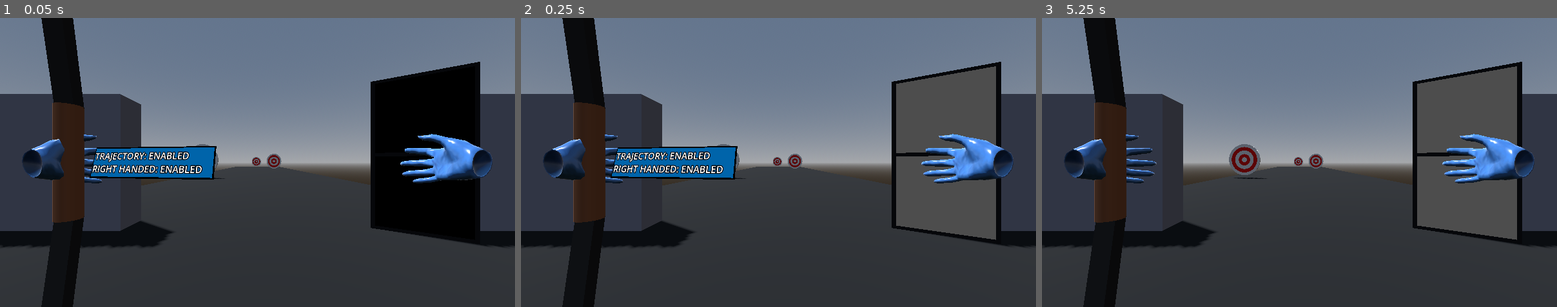
Above: before the commit, frames 1-3 (left to right).
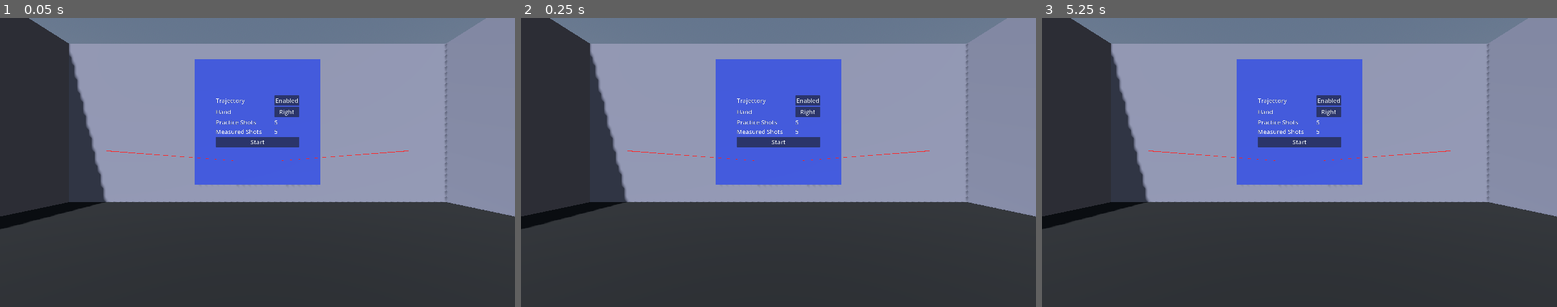
Above: after the commit, the same moments.

Repository: csu-hci-projects/SP26-Bow-and-Arrow-Accuracy
Game: Godot game, scene res://scenes/settings.tscn
Same seed, same stepped clock (60 frames per second), same inputs: the game is played once before the commit and once after it. Before the commit the project starts from res://scenes/game.tscn.
Inputs (mouse positions are in pixels of both pictures, inside the frame that each line leads up to):
- Up to frame 1 (0.05 s): no input
- Up to frame 2 (0.25 s): no input
- Up to frame 3 (5.25 s): tap Enter (ui_accept) at 0.5, 0.77, 1.07, 1.25, 2, 2.75, 3.5, 3.77, 4.07, 4.25 s; move the mouse to (1412, 148) at 0.52 s; hold Right (ui_right) 0.53-1.25 s; click (1412, 148) at 0.67 s; drag from (1196, 176) to (1273, 220) at 1.27 s; move the mouse to (1351, 98) at 2.02 s; hold Right (ui_right) 2.03-2.75 s; drag from (1273, 220) to (1145, 119) at 2.77 s; move the mouse to (1454, 205) at 3.52 s; hold Left (ui_left) 3.53-4.25 s; drag from (1145, 119) to (1222, 90) at 4.27 s; move the mouse to (1325, 162) at 5.02 s; hold Down (ui_down) from 5.03 s (still down); click (1325, 162) at 5.17 s

The runs differ from the first frame. In frame 1, 56% of the frame differs, in the area x 0-100%, y 0-100%; in frame 2, 56%; in frame 3, 55%.

Commit message:
experiment manager

Diff:
--- a/archery-range-vr/project.godot
+++ b/archery-range-vr/project.godot
@@ -11,7 +11,7 @@
 [application]
 
 config/name="ArcheryRangeVR"
-run/main_scene="uid://y77d2rgtrp5n"
+run/main_scene="uid://c73uvf14jcu2r"
 config/features=PackedStringArray("4.6", "Forward Plus")
 config/icon="res://icon.svg"
 
@@ -23,6 +23,7 @@
 
 XRToolsUserSettings="*uid://bqgb8i74tm0t"
 XRToolsRumbleManager="*uid://by853dk86g1qw"
+ExperimentManager="*uid://2c8tkq6e7dkt"
 
 [display]
 
@@ -42,6 +43,7 @@
 
 rendering_device/driver.windows="d3d12"
 textures/vram_compression/import_etc2_astc=true
+vrs/mode=2
 
 [xr]
 
--- a/archery-range-vr/scenes/game.tscn
+++ b/archery-range-vr/scenes/game.tscn
@@ -1,6 +1,7 @@
 [gd_scene format=3 uid="uid://y77d2rgtrp5n"]
 
 [ext_resource type="PackedScene" uid="uid://bnxwswvlhgk2s" path="res://scenes/xr_origin_3d.tscn" id="1_e2o6t"]
+[ext_resource type="Script" uid="uid://b3nfoct2glh4i" path="res://scripts/GameManager.gd" id="1_gee14"]
 [ext_resource type="Material" uid="uid://bmkktyqnlg8ma" path="res://floor.tres" id="2_lbhrr"]
 [ext_resource type="Material" uid="uid://bvsrtjtawir2l" path="res://wall.tres" id="2_lnu2h"]
 [ext_resource type="PackedScene" uid="uid://clc5dre31iskm" path="res://addons/godot-xr-tools/xr/start_xr.tscn" id="3_feb5d"]
@@ -26,31 +27,22 @@
 
 [sub_resource type="ProceduralSkyMaterial" id="ProceduralSkyMaterial_e2o6t"]
 
-[sub_resource type="Sky" id="Sky_feb5d"]
+[sub_resource type="Sky" id="Sky_u5sy4"]
 sky_material = SubResource("ProceduralSkyMaterial_e2o6t")
 
 [sub_resource type="Environment" id="Environment_fc0e3"]
 background_mode = 2
-sky = SubResource("Sky_feb5d")
+sky = SubResource("Sky_u5sy4")
 
 [sub_resource type="PlaneMesh" id="PlaneMesh_p57ef"]
-size = Vector2(1.1, 2.15)
+size = Vector2(2.15, 2.15)
 orientation = 2
 
 [sub_resource type="StandardMaterial3D" id="StandardMaterial3D_u5sy4"]
 albedo_color = Color(0, 0, 0, 1)
 
 [sub_resource type="PlaneMesh" id="PlaneMesh_iywne"]
-size = Vector2(1, 1)
 orientation = 2
-
-[sub_resource type="ViewportTexture" id="ViewportTexture_p57ef"]
-viewport_path = NodePath("SubViewport2")
-
-[sub_resource type="StandardMaterial3D" id="StandardMaterial3D_gee14"]
-resource_local_to_scene = true
-shading_mode = 0
-albedo_texture = SubResource("ViewportTexture_p57ef")
 
 [sub_resource type="ViewportTexture" id="ViewportTexture_iywne"]
 viewport_path = NodePath("SubViewport")
@@ -60,7 +52,9 @@
 shading_mode = 0
 albedo_texture = SubResource("ViewportTexture_iywne")
 
-[node name="Game" type="Node3D" unique_id=416378783]
+[node name="Game" type="Node3D" unique_id=416378783 node_paths=PackedStringArray("target")]
+script = ExtResource("1_gee14")
+target = NodePath("SubViewport/target")
 
 [node name="Player" parent="." unique_id=95447385 instance=ExtResource("1_e2o6t")]
 transform = Transform3D(1, 0, 0, 0, 1, 0, 0, 0, 1, 0, 1, 0)
@@ -114,41 +108,23 @@
 [node name="WorldEnvironment" type="WorldEnvironment" parent="." unique_id=1151358949]
 environment = SubResource("Environment_fc0e3")
 
-[node name="targets" type="Node3D" parent="." unique_id=704506797]
-
-[node name="target" parent="targets" unique_id=223565187 instance=ExtResource("5_iywne")]
-transform = Transform3D(1, 0, 0, 0, 1, 0, 0, 0, 1, -3.5433877, 1.1850106, -12.207428)
-
-[node name="target2" parent="targets" unique_id=59771700 instance=ExtResource("5_iywne")]
-transform = Transform3D(1, 0, 0, 0, 1, 0, 0, 0, 1, 2.2377527, 1.1850106, -25.626907)
-
-[node name="target3" parent="targets" unique_id=1569391443 instance=ExtResource("5_iywne")]
-transform = Transform3D(1, 0, 0, 0, 1, 0, 0, 0, 1, -0.24050736, 1.185011, -40.654926)
-
 [node name="TV" type="MeshInstance3D" parent="." unique_id=185198399]
-transform = Transform3D(0.8654226, 0, -0.50104254, 0, 1, 0, 0.50104254, 0, 0.8654226, 2.140409, 1.1117786, -2.4922578)
+transform = Transform3D(0.79018706, 0, -0.6128656, 0, 1, 0, 0.6128656, 0, 0.79018706, 2.6446826, 1.1117786, -2.055571)
 mesh = SubResource("PlaneMesh_p57ef")
 surface_material_override/0 = SubResource("StandardMaterial3D_u5sy4")
 
-[node name="MeshInstance3D2" type="MeshInstance3D" parent="TV" unique_id=2106047678]
-transform = Transform3D(1, 0, 0, 0, 1, 0, 0, 0, 1, 0, 0.525, 0.02)
-mesh = SubResource("PlaneMesh_iywne")
-surface_material_override/0 = SubResource("StandardMaterial3D_gee14")
-
 [node name="MeshInstance3D" type="MeshInstance3D" parent="TV" unique_id=1915564431]
-transform = Transform3D(1, 0, 0, 0, 1, 0, 0, 0, 1, 0, -0.525, 0.02)
+transform = Transform3D(1, 0, 0, 0, 1, 0, 0, 0, 1, 0, 0, 0.02)
 mesh = SubResource("PlaneMesh_iywne")
 surface_material_override/0 = SubResource("StandardMaterial3D_p57ef")
 
 [node name="SubViewport" type="SubViewport" parent="." unique_id=821285863]
 
-[node name="Camera3D" type="Camera3D" parent="SubViewport" unique_id=561237681]
-transform = Transform3D(0.9274582, -0.053817198, 0.37003374, -3.7252903e-09, 0.9895887, 0.14392443, -0.37392682, -0.13348389, 0.91780216, 0.7035104, 1.4461223, -38.496006)
+[node name="target" parent="SubViewport" unique_id=223565187 instance=ExtResource("5_iywne")]
+transform = Transform3D(1, 0, 0, 0, 1, 0, 0, 0, 1, 0, 1.2, -12)
 
-[node name="SubViewport2" type="SubViewport" parent="." unique_id=121930983]
-
-[node name="Camera3D" type="Camera3D" parent="SubViewport2" unique_id=1637560186]
-transform = Transform3D(0.93166304, -0.05381719, -0.35931534, 0.097863734, 0.9895887, 0.10553164, 0.349895, -0.13348389, 0.92723, 1.3694717, 1.5159464, -23.969831)
+[node name="Camera3D" type="Camera3D" parent="SubViewport/target" unique_id=561237681]
+transform = Transform3D(0.9274582, -0.053817198, 0.37003374, -3.7252903e-09, 0.9895887, 0.14392443, -0.37392682, -0.13348389, 0.91780216, 0.9006655, 0.2611122, 1.9433002)
 
 [node name="music" type="AudioStreamPlayer3D" parent="." unique_id=2132234442]
 transform = Transform3D(1, 0, 0, 0, 1, 0, 0, 0, 1, -26.74992, -4.7683716e-07, -12.4116535)
--- /dev/null
+++ b/archery-range-vr/scenes/settings.tscn
@@ -0,0 +1,150 @@
+[gd_scene format=3 uid="uid://c73uvf14jcu2r"]
+
+[ext_resource type="PackedScene" uid="uid://cqhw276realc" path="res://addons/godot-xr-tools/functions/function_pointer.tscn" id="1_5p8wc"]
+[ext_resource type="Material" uid="uid://bmkktyqnlg8ma" path="res://floor.tres" id="2_6wm04"]
+[ext_resource type="Material" uid="uid://bvsrtjtawir2l" path="res://wall.tres" id="3_f4mfi"]
+[ext_resource type="PackedScene" uid="uid://clujaf3u776a3" path="res://addons/godot-xr-tools/objects/viewport_2d_in_3d.tscn" id="4_f4mfi"]
+[ext_resource type="PackedScene" uid="uid://br8s5gmei8p5m" path="res://scenes/settings_ui.tscn" id="5_es4n0"]
+[ext_resource type="PackedScene" uid="uid://clc5dre31iskm" path="res://addons/godot-xr-tools/xr/start_xr.tscn" id="6_gis3k"]
+
+[sub_resource type="QuadMesh" id="QuadMesh_es4n0"]
+size = Vector2(10, 10)
+orientation = 1
+
+[sub_resource type="BoxShape3D" id="BoxShape3D_gis3k"]
+size = Vector3(10, 1, 10)
+
+[sub_resource type="BoxMesh" id="BoxMesh_83j8s"]
+size = Vector3(10, 4, 0.5)
+
+[sub_resource type="BoxMesh" id="BoxMesh_gjs24"]
+size = Vector3(0.5, 4, 10)
+
+[sub_resource type="ProceduralSkyMaterial" id="ProceduralSkyMaterial_6wm04"]
+
+[sub_resource type="Sky" id="Sky_feb5d"]
+sky_material = SubResource("ProceduralSkyMaterial_6wm04")
+
+[sub_resource type="Environment" id="Environment_f4mfi"]
+background_mode = 2
+sky = SubResource("Sky_feb5d")
+
+[sub_resource type="QuadMesh" id="QuadMesh_gis3k"]
+resource_local_to_scene = true
+size = Vector2(3, 3)
+
+[sub_resource type="ViewportTexture" id="ViewportTexture_83j8s"]
+viewport_path = NodePath("Viewport2Din3D/Viewport")
+
+[sub_resource type="StandardMaterial3D" id="StandardMaterial3D_gjs24"]
+transparency = 1
+cull_mode = 2
+albedo_texture = SubResource("ViewportTexture_83j8s")
+texture_filter = 1
+
+[sub_resource type="BoxShape3D" id="BoxShape3D_am25x"]
+resource_local_to_scene = true
+size = Vector3(3, 3, 0.02)
+
+[sub_resource type="QuadMesh" id="QuadMesh_83j8s"]
+resource_local_to_scene = true
+size = Vector2(3.1, 3.1)
+
+[sub_resource type="StandardMaterial3D" id="StandardMaterial3D_am25x"]
+albedo_color = Color(0.25882354, 0.34117648, 0.78039217, 1)
+
+[node name="Settings" type="Node3D" unique_id=592996033]
+
+[node name="Player" type="XROrigin3D" parent="." unique_id=95447385]
+transform = Transform3D(1, 0, 0, 0, 1, 0, 0, 0, 1, 0, 1, 0)
+
+[node name="XRCamera3D" type="XRCamera3D" parent="Player" unique_id=777078250]
+current = true
+
+[node name="LeftHand" type="XRController3D" parent="Player" unique_id=1809067601]
+transform = Transform3D(1, 0, 0, 0, 1, 0, 0, 0, 1, -0.5, 0, -0.5)
+tracker = &"left_hand"
+show_when_tracked = true
+
+[node name="FunctionPointer" parent="Player/LeftHand" unique_id=1131829811 instance=ExtResource("1_5p8wc")]
+transform = Transform3D(1, 0, 0, 0, 1, 0, 0, 0, 1, 0.02, 0.05, -0.1)
+
+[node name="RightHand" type="XRController3D" parent="Player" unique_id=1583282118]
+transform = Transform3D(1, 0, 0, 0, 1, 0, 0, 0, 1, 0.5, 0, -0.5)
+tracker = &"right_hand"
+show_when_tracked = true
+
+[node name="FunctionPointer" parent="Player/RightHand" unique_id=2133317193 instance=ExtResource("1_5p8wc")]
+transform = Transform3D(1, 0, 0, 0, 1, 0, 0, 0, 1, -0.02, 0.05, -0.1)
+
+[node name="environment" type="Node3D" parent="." unique_id=1882542889]
+
+[node name="StaticBody3D" type="StaticBody3D" parent="environment" unique_id=1138990123]
+
+[node name="floor" type="MeshInstance3D" parent="environment/StaticBody3D" unique_id=1874312297]
+mesh = SubResource("QuadMesh_es4n0")
+surface_material_override/0 = ExtResource("2_6wm04")
+
+[node name="CollisionShape3D" type="CollisionShape3D" parent="environment/StaticBody3D" unique_id=1684578302]
+transform = Transform3D(1, 0, 0, 0, 1, 0, 0, 0, 1, 0, -0.5, 0)
+visible = false
+shape = SubResource("BoxShape3D_gis3k")
+
+[node name="wall3" type="MeshInstance3D" parent="environment" unique_id=1576957877]
+transform = Transform3D(1, 0, 0, 0, 1, 0, 0, 0, 1, 0, 2, 5)
+mesh = SubResource("BoxMesh_83j8s")
+surface_material_override/0 = ExtResource("3_f4mfi")
+
+[node name="wall6" type="MeshInstance3D" parent="environment" unique_id=1121026494]
+transform = Transform3D(1, 0, 0, 0, 1, 0, 0, 0, 1, 0, 2, -5)
+mesh = SubResource("BoxMesh_83j8s")
+surface_material_override/0 = ExtResource("3_f4mfi")
+
+[node name="wall4" type="MeshInstance3D" parent="environment" unique_id=1645719881]
+transform = Transform3D(1, 0, 0, 0, 1, 0, 0, 0, 1, 5, 2, 0)
+mesh = SubResource("BoxMesh_gjs24")
+surface_material_override/0 = ExtResource("3_f4mfi")
+
+[node name="wall5" type="MeshInstance3D" parent="environment" unique_id=1966595182]
+transform = Transform3D(1, 0, 0, 0, 1, 0, 0, 0, 1, -5, 2, 0)
+mesh = SubResource("BoxMesh_gjs24")
+surface_material_override/0 = ExtResource("3_f4mfi")
+
+[node name="DirectionalLight3D" type="DirectionalLight3D" parent="." unique_id=223230209]
+transform = Transform3D(0.88338983, 0.41743046, -0.21301281, 2.494037e-08, 0.45453468, 0.890729, 0.46863914, -0.78686064, 0.4015312, 0, 0, 0)
+shadow_enabled = true
+
+[node name="WorldEnvironment" type="WorldEnvironment" parent="." unique_id=2117888687]
+environment = SubResource("Environment_f4mfi")
+
+[node name="Viewport2Din3D" parent="." unique_id=923684313 instance=ExtResource("4_f4mfi")]
+transform = Transform3D(1, 0, 0, 0, 1, 0, 0, 0, 1, 0, 2, -4.5733223)
+screen_size = Vector2(3, 3)
+scene = ExtResource("5_es4n0")
+viewport_size = Vector2(500, 500)
+transparent = 1
+scene_properties_keys = PackedStringArray()
+
+[node name="Viewport" parent="Viewport2Din3D" index="0"]
+size = Vector2i(500, 500)
+
+[node name="Screen" parent="Viewport2Din3D" index="1"]
+mesh = SubResource("QuadMesh_gis3k")
+surface_material_override/0 = SubResource("StandardMaterial3D_gjs24")
+
+[node name="StaticBody3D" parent="Viewport2Din3D" index="2"]
+screen_size = Vector2(3, 3)
+viewport_size = Vector2(500, 500)
+
+[node name="CollisionShape3D" parent="Viewport2Din3D/StaticBody3D" index="0"]
+shape = SubResource("BoxShape3D_am25x")
+
+[node name="Screen2" type="MeshInstance3D" parent="Viewport2Din3D" unique_id=1976371401]
+transform = Transform3D(1, 0, 0, 0, 1, 0, 0, 0, 1, 0, 0, -0.07759142)
+mesh = SubResource("QuadMesh_83j8s")
+surface_material_override/0 = SubResource("StandardMaterial3D_am25x")
+
+[node name="StartXR" parent="." unique_id=673390924 instance=ExtResource("6_gis3k")]
+render_target_size_multiplier = 0.8
+
+[editable path="Viewport2Din3D"]
--- /dev/null
+++ b/archery-range-vr/scenes/settings_ui.tscn
@@ -0,0 +1,84 @@
+[gd_scene format=3 uid="uid://br8s5gmei8p5m"]
+
+[ext_resource type="Script" uid="uid://c6lglht2s08xm" path="res://scripts/Settings.gd" id="1_b5ayt"]
+
+[node name="settings" type="Control" unique_id=225337757 node_paths=PackedStringArray("trajectory_button", "hand_button", "practice_shots_label", "measured_shots_label")]
+layout_mode = 3
+anchors_preset = 15
+anchor_right = 1.0
+anchor_bottom = 1.0
+grow_horizontal = 2
+grow_vertical = 2
+script = ExtResource("1_b5ayt")
+trajectory_button = NodePath("VBoxContainer/GridContainer/trajectory_button")
+hand_button = NodePath("VBoxContainer/GridContainer/hand_button")
+practice_shots_label = NodePath("VBoxContainer/GridContainer/Label5")
+measured_shots_label = NodePath("VBoxContainer/GridContainer/Label6")
+
+[node name="VBoxContainer" type="VBoxContainer" parent="." unique_id=393494402]
+layout_mode = 1
+anchors_preset = 8
+anchor_left = 0.5
+anchor_top = 0.5
+anchor_right = 0.5
+anchor_bottom = 0.5
+offset_left = -20.0
+offset_top = -20.0
+offset_right = 20.0
+offset_bottom = 20.0
+grow_horizontal = 2
+grow_vertical = 2
+
+[node name="GridContainer" type="GridContainer" parent="VBoxContainer" unique_id=1836853898]
+layout_mode = 2
+theme_override_constants/h_separation = 50
+columns = 2
+
+[node name="Label" type="Label" parent="VBoxContainer/GridContainer" unique_id=2105198200]
+layout_mode = 2
+theme_override_font_sizes/font_size = 24
+text = "Trajectory"
+
+[node name="trajectory_button" type="Button" parent="VBoxContainer/GridContainer" unique_id=1613753322]
+layout_mode = 2
+theme_override_font_sizes/font_size = 24
+text = "Enabled"
+
+[node name="Label2" type="Label" parent="VBoxContainer/GridContainer" unique_id=194829440]
+layout_mode = 2
+theme_override_font_sizes/font_size = 24
+text = "Hand"
+
+[node name="hand_button" type="Button" parent="VBoxContainer/GridContainer" unique_id=1652155579]
+layout_mode = 2
+theme_override_font_sizes/font_size = 24
+text = "Right"
+
+[node name="Label3" type="Label" parent="VBoxContainer/GridContainer" unique_id=1871636035]
+layout_mode = 2
+theme_override_font_sizes/font_size = 24
+text = "Practice Shots"
+
+[node name="Label5" type="Label" parent="VBoxContainer/GridContainer" unique_id=1417186860]
+layout_mode = 2
+theme_override_font_sizes/font_size = 24
+text = "15"
+
+[node name="Label4" type="Label" parent="VBoxContainer/GridContainer" unique_id=1436829054]
+layout_mode = 2
+theme_override_font_sizes/font_size = 24
+text = "Measured Shots"
+
+[node name="Label6" type="Label" parent="VBoxContainer/GridContainer" unique_id=1999383331]
+layout_mode = 2
+theme_override_font_sizes/font_size = 24
+text = "15"
+
+[node name="start_button" type="Button" parent="VBoxContainer" unique_id=1518567154]
+layout_mode = 2
+theme_override_font_sizes/font_size = 24
+text = "Start"
+
+[connection signal="pressed" from="VBoxContainer/GridContainer/trajectory_button" to="." method="_on_trajectory_button_pressed"]
+[connection signal="pressed" from="VBoxContainer/GridContainer/hand_button" to="." method="_on_hand_button_pressed"]
+[connection signal="pressed" from="VBoxContainer/start_button" to="." method="_on_start_button_pressed"]
--- a/archery-range-vr/scenes/xr_origin_3d.tscn
+++ b/archery-range-vr/scenes/xr_origin_3d.tscn
@@ -31,6 +31,7 @@
 [node name="Player" type="XROrigin3D" unique_id=95447385]
 
 [node name="XRCamera3D" type="XRCamera3D" parent="." unique_id=777078250]
+current = true
 
 [node name="LeftHand" type="XRController3D" parent="." unique_id=1809067601]
 transform = Transform3D(1, 0, 0, 0, 1, 0, 0, 0, 1, -0.5, 0, -0.5)
--- a/archery-range-vr/scripts/Arrow.gd
+++ b/archery-range-vr/scripts/Arrow.gd
@@ -7,10 +7,13 @@
 @export var audio_source: AudioStreamPlayer3D
 @export var hit_audio: Array[AudioStream]
 
+var shot_id: int = 0
+
 func _ready() -> void:
+	shot_id = (ExperimentManager._take_shot())
 	body_entered.connect(_on_body_entered)
 
-func _physics_process(delta: float) -> void:
+func _physics_process(_delta: float) -> void:
 	if monitoring:
 		if linear_velocity.length() > 0.1:
 			visuals.look_at(global_position + linear_velocity, Vector3.UP)
@@ -18,12 +21,14 @@
 			collision.look_at(global_position + linear_velocity, Vector3.UP)
 			collision.rotate_object_local(Vector3.RIGHT, PI / 2)
 
-func _on_body_entered(body: Node) -> void:
+func _on_body_entered(_body: Node) -> void:
 	if monitoring:
-		on_hit(1)
+		on_hit(1, -1, -1, -1, -1)
 
-func on_hit(hit_sound: int = 0):
+func on_hit(hit_sound: int = 0, distance: float = 0, distance_normal: float = 0, distance_x: float = 0, distance_y: float = 0):
 	audio_source.stream = hit_audio[hit_sound]
 	audio_source.play()
 	monitoring = false
 	freeze = true
+
+	ExperimentManager._on_hit(shot_id, distance, distance_normal, distance_x, distance_y)
--- a/archery-range-vr/scripts/Bow.gd
+++ b/archery-range-vr/scripts/Bow.gd
@@ -24,7 +24,7 @@
 signal set_trajectory(launch_position: Vector3, launch_velocity: Vector3)
 signal enable_trajectory(enabled: bool)
 
-func _process(delta: float) -> void:
+func _process(_delta: float) -> void:
 	if bow_string.target:
 		bow_arrow.visible = true
 		bow_arrow.global_position = bow_string.target.global_position
--- a/archery-range-vr/scripts/BowSettings.gd
+++ b/archery-range-vr/scripts/BowSettings.gd
@@ -1,3 +1,4 @@
+@tool
 extends XRToolsHandPalmOffset
 
 @export var settings: Array[BowSettingItem] = []
@@ -8,6 +9,7 @@
 var label_visibility_timer: float
 
 signal button_toggled(item: BowSettingItem)
+@export var take_user_input: bool = false
 
 const BUTTON_ACTION_MAP = {
 	BowSettingItem.BUTTON_NAME.AX: "ax_button",
@@ -29,12 +31,15 @@
 	_controller.button_pressed.connect(_on_button_pressed)
 
 func _process(_delta):
-	if label_visibility_timer <= 0:
+	if label_visibility_timer <= 0 or !take_user_input:
 		label_parent.visible = false
 	else:
 		label_visibility_timer -= _delta
 
 func _on_button_pressed(button: String):
+	if !take_user_input:
+		return
+
 	for item in settings:
 		if BUTTON_ACTION_MAP[item.button] == button:
 			item.enabled = !item.enabled
@@ -42,6 +47,9 @@
 			set_label()
 
 func set_label():
+	if !take_user_input:
+		return
+
 	var lines: Array[String] = []
 	for item in settings:
 		var state = "Enabled" if item.enabled else "Disabled"
--- a/archery-range-vr/scripts/BowString.gd
+++ b/archery-range-vr/scripts/BowString.gd
@@ -64,18 +64,18 @@
 func _update_vertices() -> void:
 	var top  := to_local(top_tip.global_position)
 	var bot  := to_local(bottom_tip.global_position)
-	var pull := Vector3.ZERO
+	var pull_pos := Vector3.ZERO
 
 	if target:
-		pull = to_local(target.global_position)
+		pull_pos = to_local(target.global_position)
 	else:
-		pull = to_local((top_tip.global_position + bottom_tip.global_position) / 2)
+		pull_pos = to_local((top_tip.global_position + bottom_tip.global_position) / 2)
 
 	var verts := PackedVector3Array()
 	verts.resize(12)
-	_fill_ring(verts, 0, top,  (pull - top).normalized())
-	_fill_ring(verts, 4, pull, (bot  - top).normalized())
-	_fill_ring(verts, 8, bot,  (bot  - pull).normalized())
+	_fill_ring(verts, 0, top,  (pull_pos - top).normalized())
+	_fill_ring(verts, 4, pull_pos, (bot  - top).normalized())
+	_fill_ring(verts, 8, bot,  (bot  - pull_pos).normalized())
 
 	_arrays[Mesh.ARRAY_VERTEX] = verts
 	_array_mesh.clear_surfaces()
--- /dev/null
+++ b/archery-range-vr/scripts/ExperimentManager.gd
@@ -0,0 +1,88 @@
+extends Node
+
+var using_trajectory: bool = true
+var trajectory_resource: BowSettingItem = load("res://settings/trajectory.tres")
+var using_right_hand: bool = true
+var hand_resource: BowSettingItem = load("res://settings/right_handed.tres")
+
+var target_distances: Array[float] = [
+	12.0,
+	24.0,
+	36.0
+]
+var shot_count_practice: int = 5
+var shot_count_measured: int = 5
+
+var experiment_scene: PackedScene = preload("res://scenes/game.tscn")
+
+var current_shot_count: int = 0
+var current_distance: int = 0
+
+signal change_distance(distance: float)
+
+func _toggle_using_trajectory():
+	using_trajectory = !using_trajectory
+	trajectory_resource.enabled = using_trajectory
+
+func _toggle_using_right_hand():
+	using_right_hand = !using_right_hand
+	hand_resource.enabled = using_right_hand
+
+func _start_experiment():
+	if experiment_scene:
+		get_tree().change_scene_to_packed(experiment_scene)
+
+func _take_shot() -> int:
+	current_shot_count += 1
+	return current_shot_count
+
+func _on_hit(shot_id: int, distance: float, distance_normal: float, distance_x: float = 0, distance_y: float = 0):
+	current_shot_count += 1
+
+	save_to_csv([
+		shot_id,
+		"practice",
+		target_distances[current_distance],
+		("yes" if using_trajectory else "no"),
+		("right" if using_right_hand else "left"),
+		distance,
+		distance_x,
+		distance_y,
+		0.0
+	])
+
+	if current_shot_count / shot_count_measured > current_distance:
+		current_distance += 1
+		if current_distance < target_distances.size():
+			change_distance.emit(target_distances[current_distance])
+
+
+func save_to_csv(data_row: Array):
+	var file_path = "user://experiment_results.csv"
+	var file_exists = FileAccess.file_exists(file_path)
+
+	var file = FileAccess.open(file_path, FileAccess.READ_WRITE if file_exists else FileAccess.WRITE)
+
+	if not file:
+		print("Error opening CSV file: ", FileAccess.get_open_error())
+		return
+
+	if not file_exists:
+		var headers = [
+			"shot_id",
+			"shot_type",
+			"target_distance",
+			"using_trajectory",
+			"hand",
+			"accuracy",
+			"vertical_accuracy",
+			"horizontal_accuracy",
+			"aim_time"
+		]
+		file.store_line(",".join(headers))
+	else:
+		file.seek_end()
+
+	var line = ",".join(data_row)
+	file.store_line(line)
+	file.close()
--- /dev/null
+++ b/archery-range-vr/scripts/GameManager.gd
@@ -0,0 +1,14 @@
+extends Node3D
+
+@export var target: Node3D
+
+func _ready() -> void:
+	_set_target_distance(ExperimentManager.target_distances[0])
+	ExperimentManager.change_distance.connect(_set_target_distance)
+
+func _set_target_distance(distance: float):
+	var tween = create_tween()
+
+	tween.tween_property(target, "global_position:z", -distance, 0.4)\
+		.set_trans(Tween.TRANS_SINE)\
+		.set_ease(Tween.EASE_OUT)
--- /dev/null
+++ b/archery-range-vr/scripts/Settings.gd
@@ -0,0 +1,29 @@
+extends Control
+
+@export var trajectory_button: Button
+@export var hand_button: Button
+@export var practice_shots_label: Label
+@export var measured_shots_label: Label
+
+func _ready() -> void:
+	set_button_text()
+
+func set_button_text():
+	trajectory_button.text = "Enabled" if ExperimentManager.using_trajectory else "Disabled"
+	hand_button.text = "Right" if ExperimentManager.using_right_hand else "Left"
+	practice_shots_label.text = str(ExperimentManager.shot_count_practice)
+	measured_shots_label.text = str(ExperimentManager.shot_count_measured)
+
+
+func _on_trajectory_button_pressed() -> void:
+	ExperimentManager._toggle_using_trajectory()
+	set_button_text()
+
+
+func _on_hand_button_pressed() -> void:
+	ExperimentManager._toggle_using_right_hand()
+	set_button_text()
+
+
+func _on_start_button_pressed() -> void:
+	ExperimentManager._start_experiment()
--- a/archery-range-vr/scripts/Target.gd
+++ b/archery-range-vr/scripts/Target.gd
@@ -24,7 +24,6 @@
 		var hit_pos = hit if hit else plane.project(body.global_position)
 
 		body.global_position = hit_pos
-		body.on_hit(0)
 
 		var new_hit_point = hit_point.instantiate() as Node3D
 		new_hit_point.position = to_local(hit_pos)
@@ -34,6 +33,7 @@
 		var distance = Vector2(local_hit.x, local_hit.y).length()
 		var distance_normal = distance / radius
 
+		body.on_hit(0, distance, distance_normal, local_hit.x, local_hit.y)
 		on_hit_distance.emit(distance, distance_normal)
 
 		var x = clampi(roundi(distance_normal * (points_audio.size() - 1)), 0, points_audio.size() - 1)
--- a/archery-range-vr/scripts/Trajectory.gd
+++ b/archery-range-vr/scripts/Trajectory.gd
@@ -24,7 +24,7 @@
 	_rebuild()
 
 ## Hide the arc (arrow has landed / was fired).
-func hide_trajectory(power: float) -> void:
+func hide_trajectory(_power: float) -> void:
 	visible = false
 
 # ── lifecycle ─────────────────────────────────────────────────────
Not shown, changed: archery-range-vr/export_presets.cfg
Not shown, added: archery-range-vr/install_steps.txt
Not shown, added: archery-range-vr/scripts/ExperimentManager.gd.uid
Not shown, added: archery-range-vr/scripts/GameManager.gd.uid
Not shown, added: archery-range-vr/scripts/Settings.gd.uid
